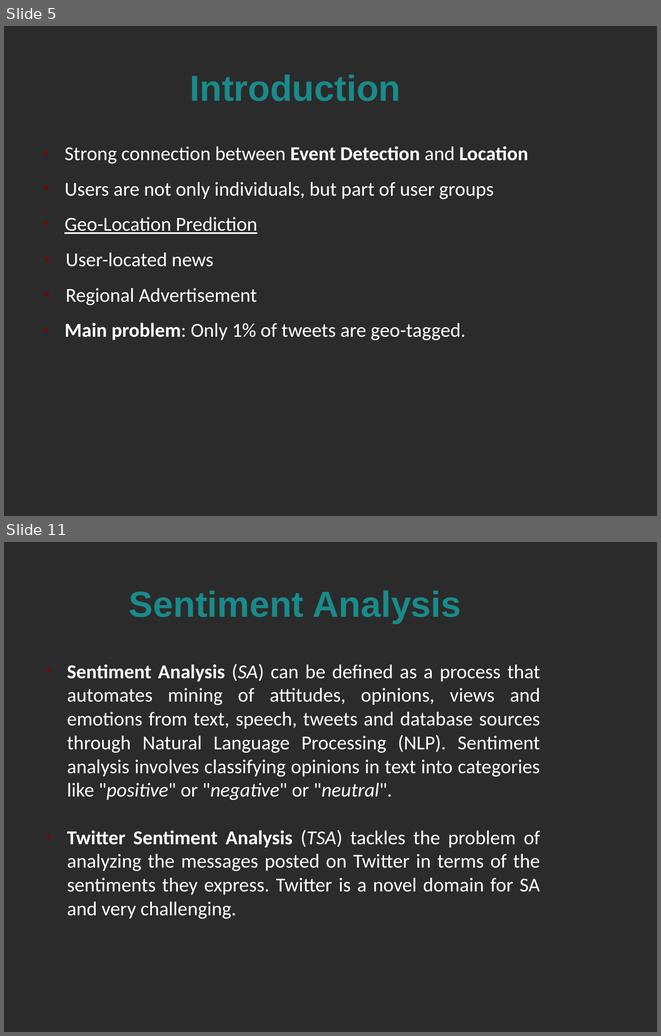
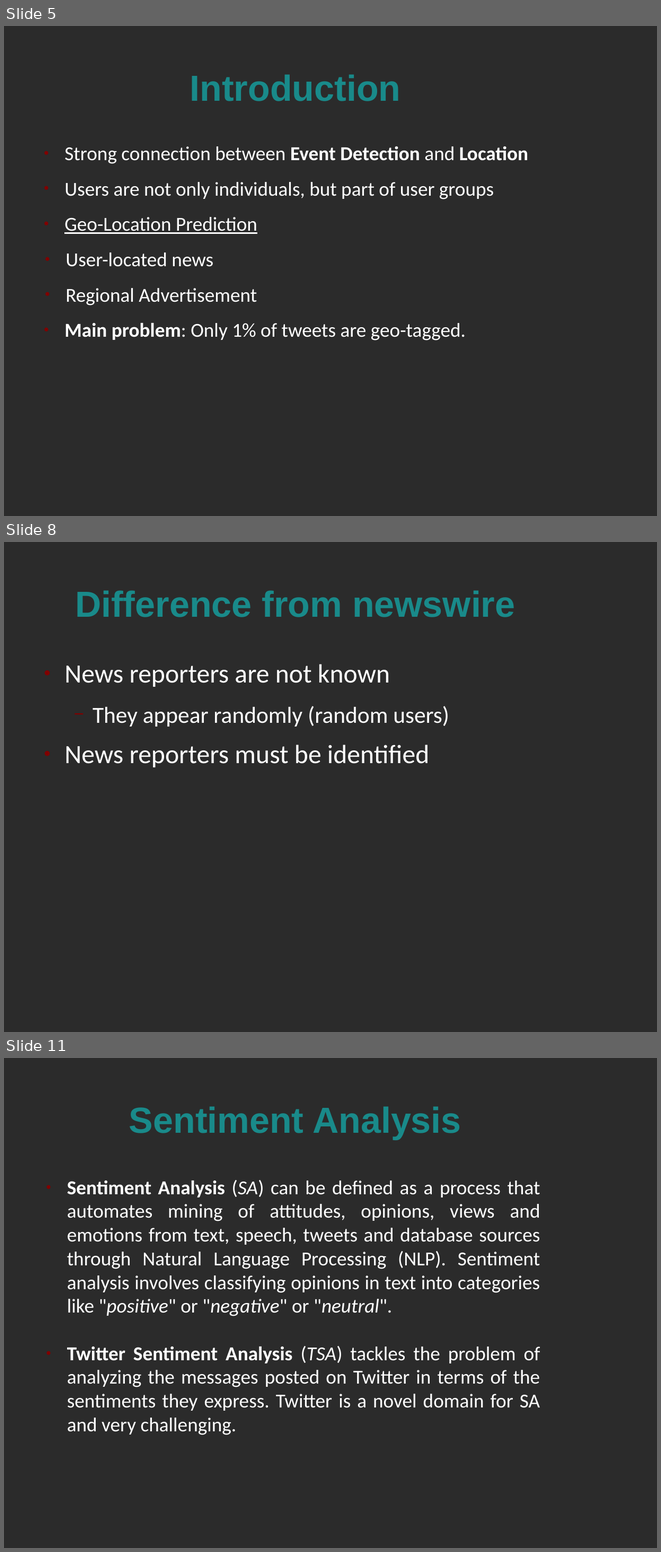
Before and after one commit to alextsil/twitter-topic-detection-and-analysis, a slide deck: parousiasi/presentation.odp. Shown one above the other, each under a label of ours: slides 5 and 11 before the commit, slides 5, 8 and 11 after it; the slides between them are not shown. The pictures are 661x1036 and 661x1552 pixels, drawn with LibreOffice and Linux fonts; fonts in the diff are those of the drawing; background and template pictures are left out; a plain dark background stands for a picture behind light text. Boxes give left, top, right and bottom in pixels: in the first picture for what was removed or moved away, otherwise in the second. Text is boxed around its words. In the diff, an @@ line names an element or a change of style, - is before the commit and + after.

```diff
--- a/parousiasi/presentation.odp
+++ b/parousiasi/presentation.odp
@@ slide 8 added at (x1=4, y1=542, x2=657, y2=1032), background picture (left out) @@
@@ title added at (x1=75, y1=590, x2=515, y2=617), 44 pt, text #198A8A, bold @@
+Difference from newswire
@@ text added at (x1=64, y1=664, x2=449, y2=767), 32 pt, text #FFFFFF @@
+● News reporters are not known
+  − They appear randomly (random users)
+● News reporters must be identified
```
Also in this commit, not shown: 2 slides changed, 2 other slides added, 3 slides removed.
